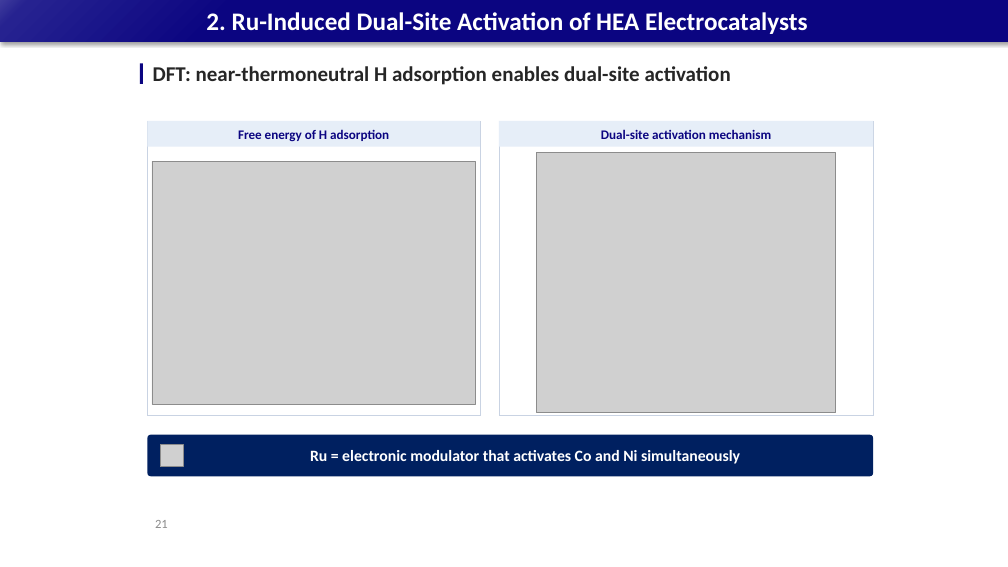
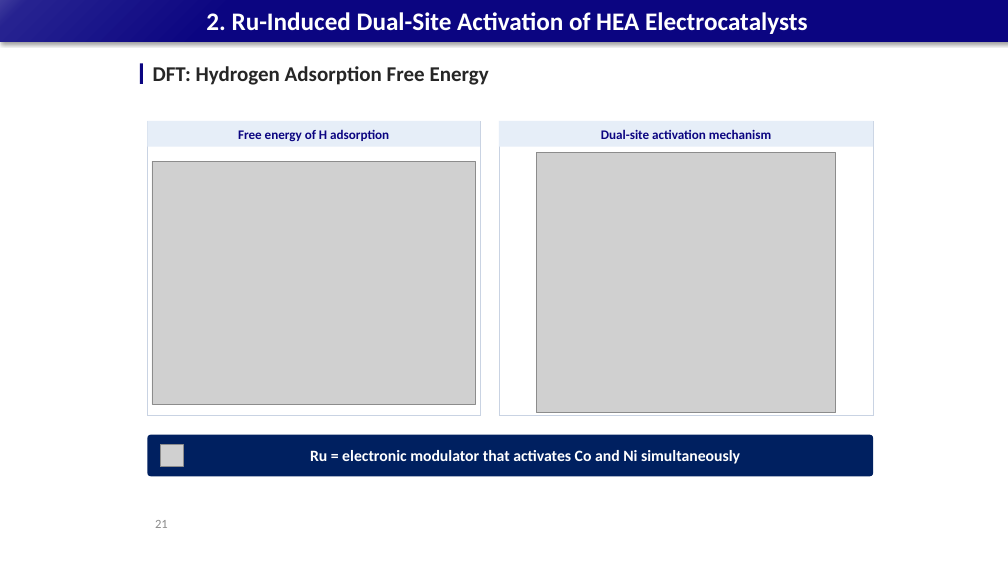
Before and after one commit to limsj0204/letter, a slide deck: slide 21 of 학위논문_디펜스_발표자료.pptx. Drawn at 1008x567 pixels with LibreOffice and Linux fonts; fonts in the diff are those of the drawing; grey boxes stand for pictures. Boxes give left, top, right and bottom in pixels: in the first picture for what was removed or moved away, otherwise in the second. Text is boxed around its words. In the diff, an @@ line names an element or a change of style, - is before the commit and + after.

```diff
--- a/학위논문_디펜스_발표자료.pptx
+++ b/학위논문_디펜스_발표자료.pptx
@@ text at (x1=153, y1=66, x2=489, y2=85): text changed @@
-DFT: near-thermoneutral H adsorption enables dual-site activation
+DFT: Hydrogen Adsorption Free Energy
```
Also in this commit, not shown: 32 other slides changed.
